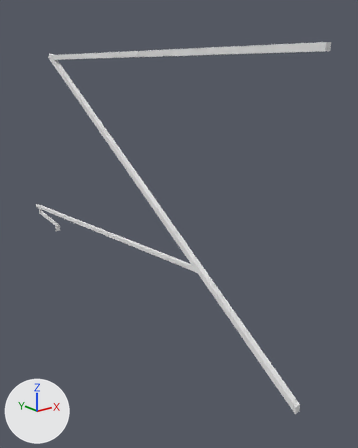
Renders of the OBJ model common/src/main/resources/assets/pantographsandwires/models/block/cantilever/single/5/cantilever_outer_12px.obj from each side of a commit.
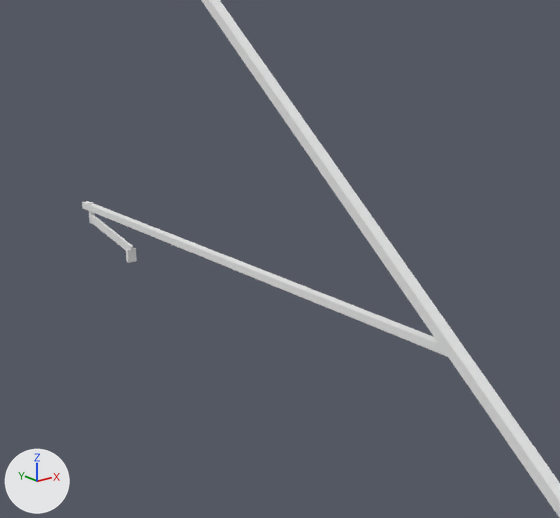
There are two pictures of each version: one whole from a 50 mm camera at (-2.75, -3.45, 0.5) aimed at (0.94, 1.16, -1.34), one close up on the part from 0% to 69% of the width and 26% to 77% of the height. Every picture has the same lights, and +X, +Y and +Z are marked at lower left. The last two pictures show the newer version. Where no turn or scale is listed for an object, it has been applied to the vertices.

In view in the first close-up: '43cdec71-69f6-459e-974d-8f2c41cbe91b', '48bec474-8bc7-4bd3-ace0-96a8064b8045', '9cc45d3f-88b3-4ae1-a2bb-cf4270879a10', 'bdd84b6c-aa30-4429-9a2c-2ccc885ffdbc', 'cd20c31c-7d4d-4381-88a4-dc3bbb665744'.
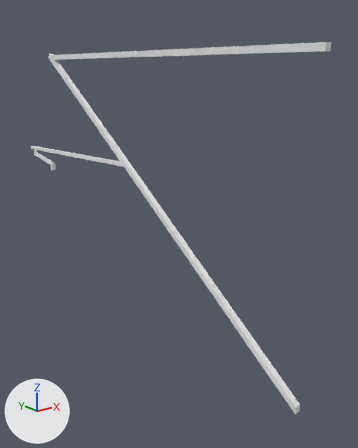
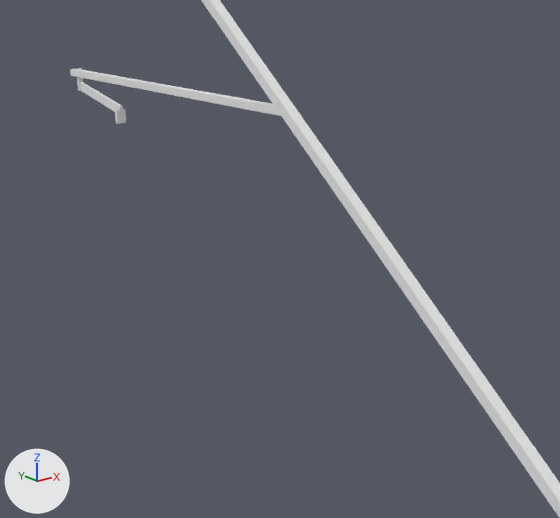
The change, as a diff of the scene's bpy script:
```diff
--- a/common/src/main/resources/assets/pantographsandwires/models/block/cantilever/single/5/cantilever_outer_12px.obj.py
+++ b/common/src/main/resources/assets/pantographsandwires/models/block/cantilever/single/5/cantilever_outer_12px.obj.py
@@ me_b868b557_6f05_4ca0_9827_33efd5c31eba @@
+me_b868b557_6f05_4ca0_9827_33efd5c31eba.from_pydata([(0.52, 1.71, -0.6), (0.52, 4.5, -0.72), (0.52, 1.65, -0.64), (0.52, 4.5, -0.76), (0.48, 4.5, -0.72), (0.48, 1.71, -0.6), (0.48, 4.5, -0.76), (0.48, 1.65, -0.64)], [], [(3, 6, 4, 1), (2, 3, 1, 0), (7, 2, 0, 5), (6, 7, 5, 4), (5, 0, 1, 4), (6, 3, 2, 7)])
+me_b868b557_6f05_4ca0_9827_33efd5c31eba.materials.append(mat_m_53ac917a_6908_652e_015c_c53640b020ed)  # white #e7e7e7
@@ me_4e01cea4_2902_4489_a95a_65b4c821fdf4 @@
+me_4e01cea4_2902_4489_a95a_65b4c821fdf4.from_pydata([(0.509, 3.727, -0.882), (0.509, 4.377, -0.796), (0.509, 3.735, -0.944), (0.509, 4.385, -0.858), (0.491, 4.377, -0.796), (0.491, 3.727, -0.882), (0.491, 4.385, -0.858), (0.491, 3.735, -0.944)], [], [(3, 6, 4, 1), (2, 3, 1, 0), (7, 2, 0, 5), (6, 7, 5, 4), (5, 0, 1, 4), (6, 3, 2, 7)])
+me_4e01cea4_2902_4489_a95a_65b4c821fdf4.materials.append(mat_m_53ac917a_6908_652e_015c_c53640b020ed)  # white #e7e7e7
@@ ob_43cdec71_69f6_459e_974d_8f2c41cbe91b @@
-ob_43cdec71_69f6_459e_974d_8f2c41cbe91b = bpy.data.objects.new('43cdec71-69f6-459e-974d-8f2c41cbe91b', me_43cdec71_69f6_459e_974d_8f2c41cbe91b)
@@ ob_9cc45d3f_88b3_4ae1_a2bb_cf4270879a10 @@
-ob_9cc45d3f_88b3_4ae1_a2bb_cf4270879a10 = bpy.data.objects.new('9cc45d3f-88b3-4ae1-a2bb-cf4270879a10', me_9cc45d3f_88b3_4ae1_a2bb_cf4270879a10)
@@ ob_bdd84b6c_aa30_4429_9a2c_2ccc885ffdbc @@
-ob_bdd84b6c_aa30_4429_9a2c_2ccc885ffdbc = bpy.data.objects.new('bdd84b6c-aa30-4429-9a2c-2ccc885ffdbc', me_bdd84b6c_aa30_4429_9a2c_2ccc885ffdbc)
@@ ob_cd20c31c_7d4d_4381_88a4_dc3bbb665744 @@
-ob_cd20c31c_7d4d_4381_88a4_dc3bbb665744 = bpy.data.objects.new('cd20c31c-7d4d-4381-88a4-dc3bbb665744', me_cd20c31c_7d4d_4381_88a4_dc3bbb665744)
@@ ob_b868b557_6f05_4ca0_9827_33efd5c31eba @@
+ob_b868b557_6f05_4ca0_9827_33efd5c31eba = bpy.data.objects.new('b868b557-6f05-4ca0-9827-33efd5c31eba', me_b868b557_6f05_4ca0_9827_33efd5c31eba)
+ob_b868b557_6f05_4ca0_9827_33efd5c31eba.location = (0.0, 0.0, 0.0)
@@ ob_7e469809_fb42_4768_98b9_8299cc172d4a @@
+ob_7e469809_fb42_4768_98b9_8299cc172d4a = bpy.data.objects.new('7e469809-fb42-4768-98b9-8299cc172d4a', me_7e469809_fb42_4768_98b9_8299cc172d4a)  # a box spanning x 0.484..0.516, y 4.375..4.406, z -0.859..-0.703; in mat_m_53ac917a_6908_652e_015c_c53640b020ed (white #e7e7e7)
+ob_7e469809_fb42_4768_98b9_8299cc172d4a.location = (0.0, 0.0, 0.0)
@@ ob_5ce05a78_8abc_4149_a658_2a05604fd1cd @@
+ob_5ce05a78_8abc_4149_a658_2a05604fd1cd = bpy.data.objects.new('5ce05a78-8abc-4149-a658-2a05604fd1cd', me_5ce05a78_8abc_4149_a658_2a05604fd1cd)  # a box spanning x 0.4688..0.5312, y 3.7344..3.7656, z -1.0..-0.9063; in mat_m_d01e7a2a_8f73_2e81_4c23_374b2442e0d3 (white #e7e7e7)
+ob_5ce05a78_8abc_4149_a658_2a05604fd1cd.location = (0.0, 0.0, 0.0)
@@ ob_4e01cea4_2902_4489_a95a_65b4c821fdf4 @@
+ob_4e01cea4_2902_4489_a95a_65b4c821fdf4 = bpy.data.objects.new('4e01cea4-2902-4489-a95a-65b4c821fdf4', me_4e01cea4_2902_4489_a95a_65b4c821fdf4)
+ob_4e01cea4_2902_4489_a95a_65b4c821fdf4.location = (0.0, 0.0, 0.0)
```

Where the change shows, as pixel boxes (x1, y1, x2, y2) in the close-ups (560 x 518 px):
'cd20c31c-7d4d-4381-88a4-dc3bbb665744', deleted: before (82, 201, 448, 357)
'b868b557-6f05-4ca0-9827-33efd5c31eba', added: after (70, 69, 281, 116)
'4e01cea4-2902-4489-a95a-65b4c821fdf4', added: after (80, 82, 123, 115)
'9cc45d3f-88b3-4ae1-a2bb-cf4270879a10', deleted: before (91, 215, 133, 254)
'5ce05a78-8abc-4149-a658-2a05604fd1cd', added: after (115, 109, 126, 124)
'bdd84b6c-aa30-4429-9a2c-2ccc885ffdbc', deleted: before (126, 248, 137, 263)
'7e469809-fb42-4768-98b9-8299cc172d4a', added: after (76, 68, 83, 91)
'43cdec71-69f6-459e-974d-8f2c41cbe91b', deleted: before (88, 202, 95, 224)
